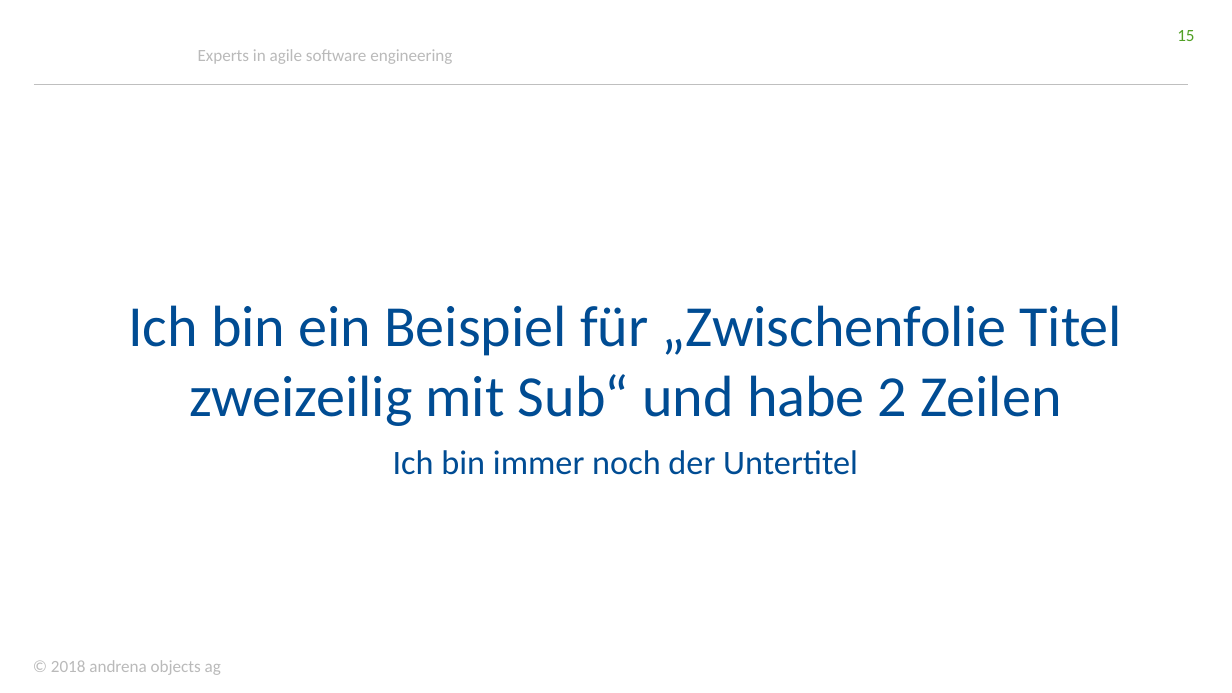
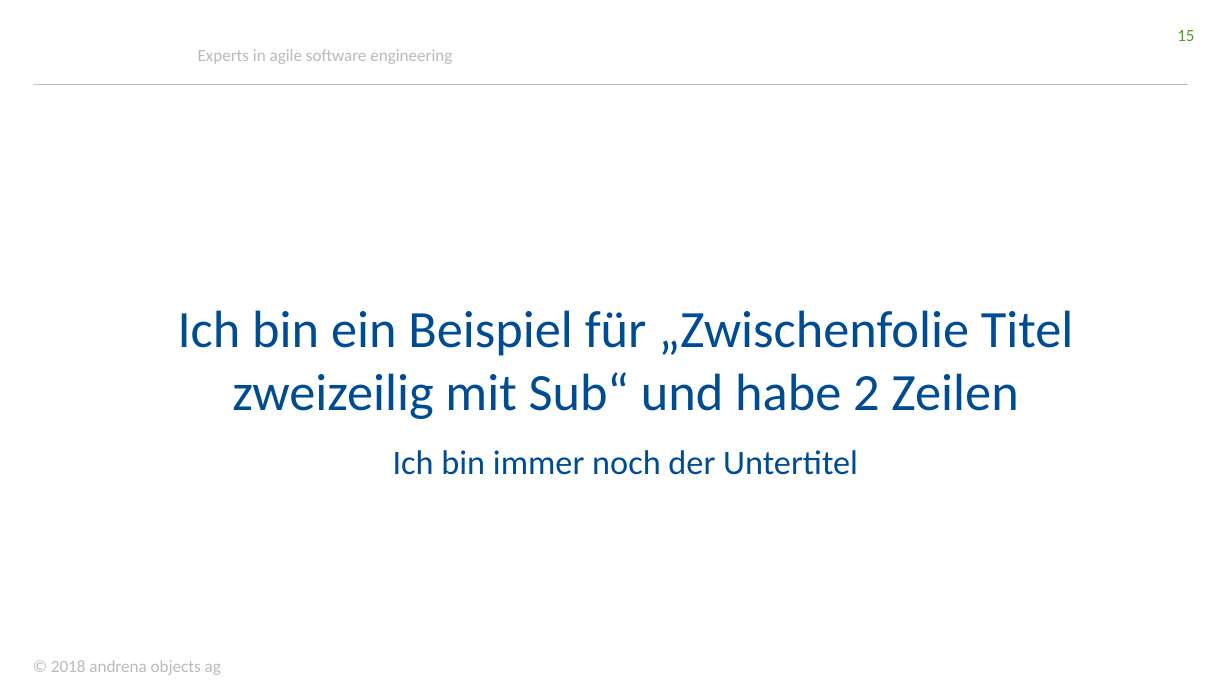
Before and after one commit to andrena/junit5-workshop-et-ka-2018, a slide deck: slide 15 of files/Folien.pptx. Drawn at 1232x693 pixels with LibreOffice and Linux fonts; fonts in the diff are those of the drawing; background and template pictures are left out. Boxes give left, top, right and bottom in pixels: in the first picture for what was removed or moved away, otherwise in the second. Text is boxed around its words. In the diff, an @@ line names an element or a change of style, - is before the commit and + after.

```diff
--- a/files/Folien.pptx
+++ b/files/Folien.pptx
@@ title "Ich bin ein Beispiel für ..." at (178,310,1074,419): size 34 to 30.6 pt @@
```
Also in this commit, not shown: 3 other slides changed.
